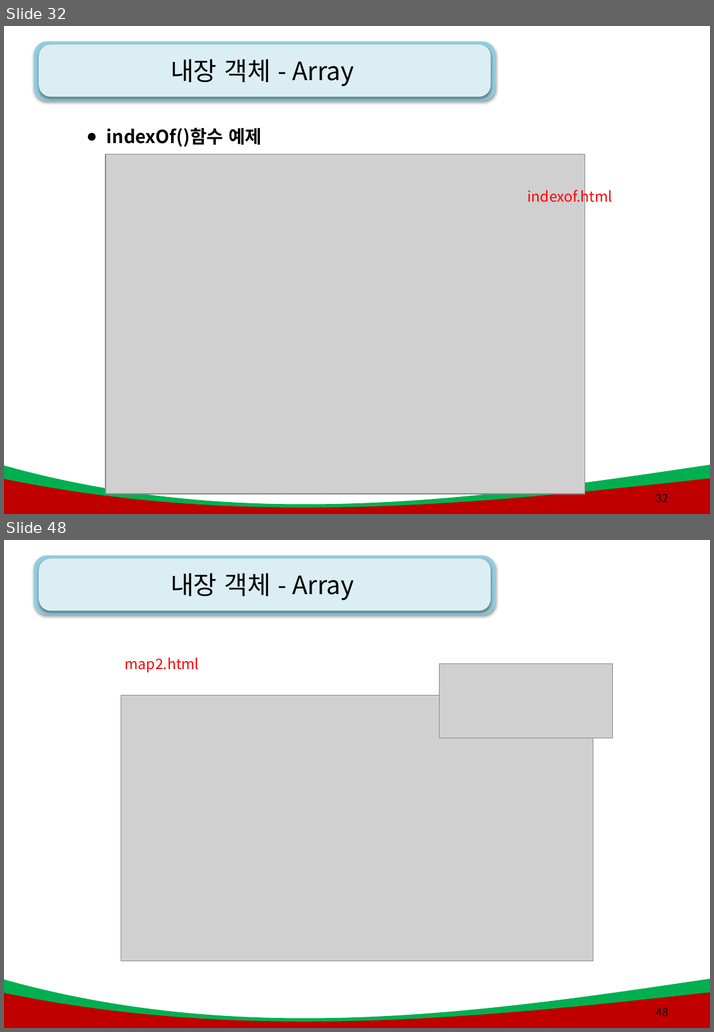
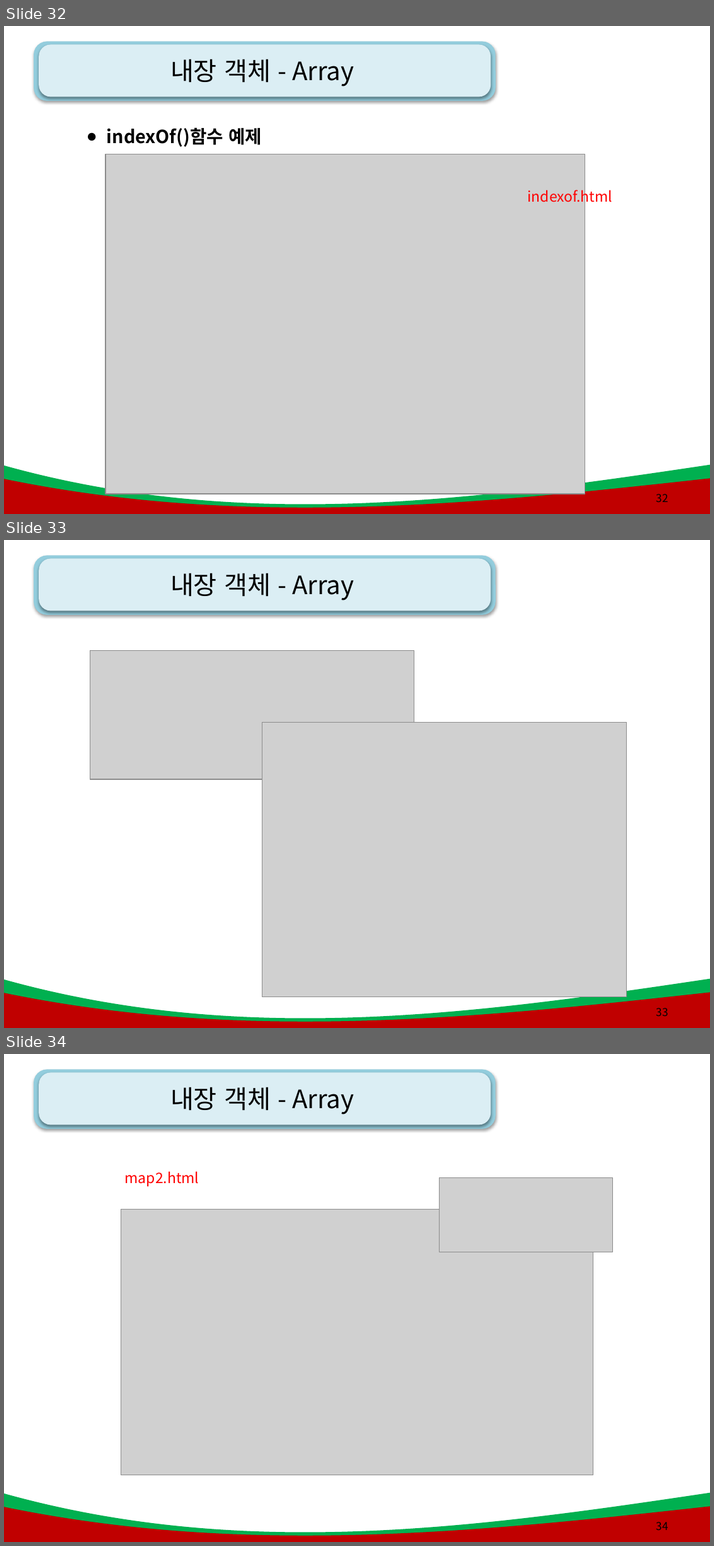
Before and after one commit to kiyongee2/green_project_web, a slide deck: js_ppt/6강. js_객체(오브젝트).pptx. Shown one above the other, each under a label of ours: slides 32 and 48 before the commit, slides 32, 33 and 34 after it; the slides between them are not shown. The pictures are 714x1032 and 714x1546 pixels, drawn with LibreOffice and Linux fonts; fonts in the diff are those of the drawing; grey boxes stand for pictures; background and template pictures are left out. Boxes give left, top, right and bottom in pixels: in the first picture for what was removed or moved away, otherwise in the second. Text is boxed around its words. In the diff, an @@ line names an element or a change of style, - is before the commit and + after.

```diff
--- a/js_ppt/6강. js_객체(오브젝트).pptx
+++ b/js_ppt/6강. js_객체(오브젝트).pptx
@@ slide 33 added at bbox=[4, 540, 710, 1028], background #FFFFFF; not listed: 4 template elements that a slide beside it also shows @@
@@ title added at bbox=[170, 573, 354, 600], 28 pt, text #000000 @@
+내장 객체 - Array
@@ picture added at bbox=[90, 651, 415, 780] @@
@@ picture added at bbox=[262, 723, 626, 997] @@
@@ page number added at bbox=[655, 1008, 667, 1016], 12 pt, text #000000 @@
+33
@@ what was slide 48 is now slide 34 @@
@@ page number at bbox=[655, 1522, 667, 1530]: text changed @@
-48
+34
```
Also in this commit, not shown: 23 other files.
